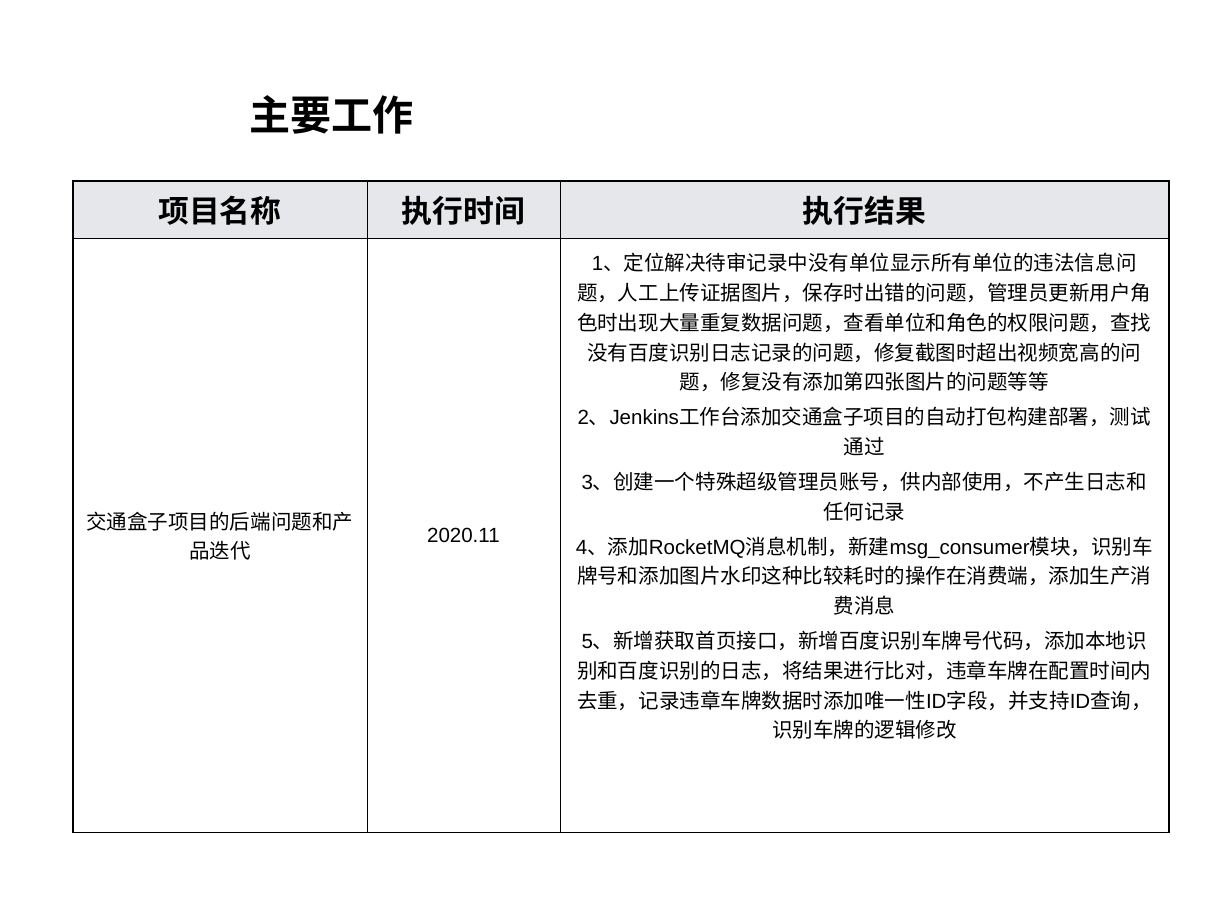
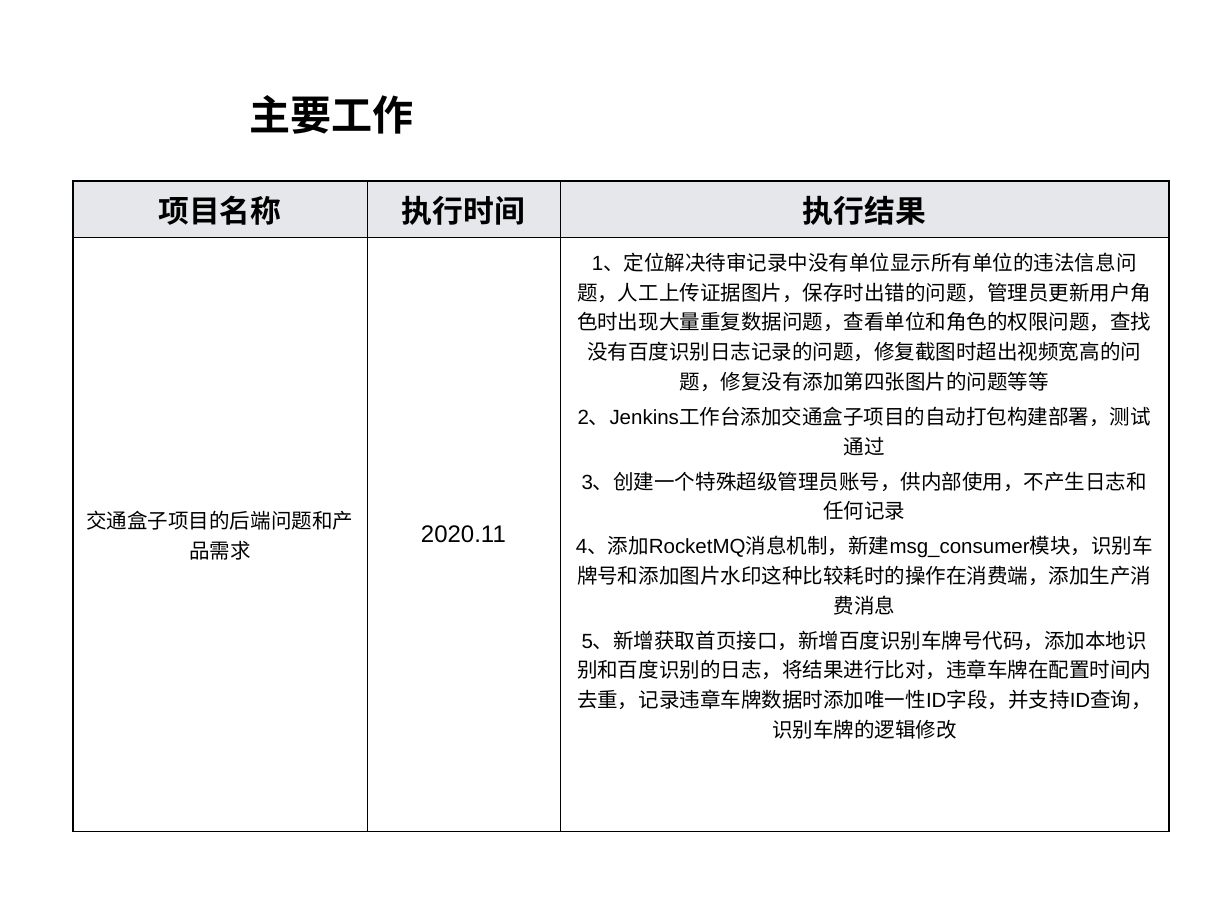
Before and after one commit to Bruce0926/oneworld, a slide deck: slide 3 of 转正申请报告-韦俊保.ppt. Drawn at 1232x924 pixels with LibreOffice and Linux fonts; fonts in the diff are those of the drawing; background and template pictures are left out. Boxes give left, top, right and bottom in pixels: in the first picture for what was removed or moved away, otherwise in the second. Text is boxed around its words. In the diff, an @@ line names an element or a change of style, - is before the commit and + after.

```diff
--- a/转正申请报告-韦俊保.ppt
+++ b/转正申请报告-韦俊保.ppt
@@ table at (73,181,1169,800) @@
-row 2, column 1: 交通盒子项目的后端问题和产品迭代
+row 2, column 1: 交通盒子项目的后端问题和产品需求
@@ size 12 to 14 pt in "2020.11" @@
```
Also in this commit, not shown: 1 other slide changed, 1 slide added, 4 other files.
